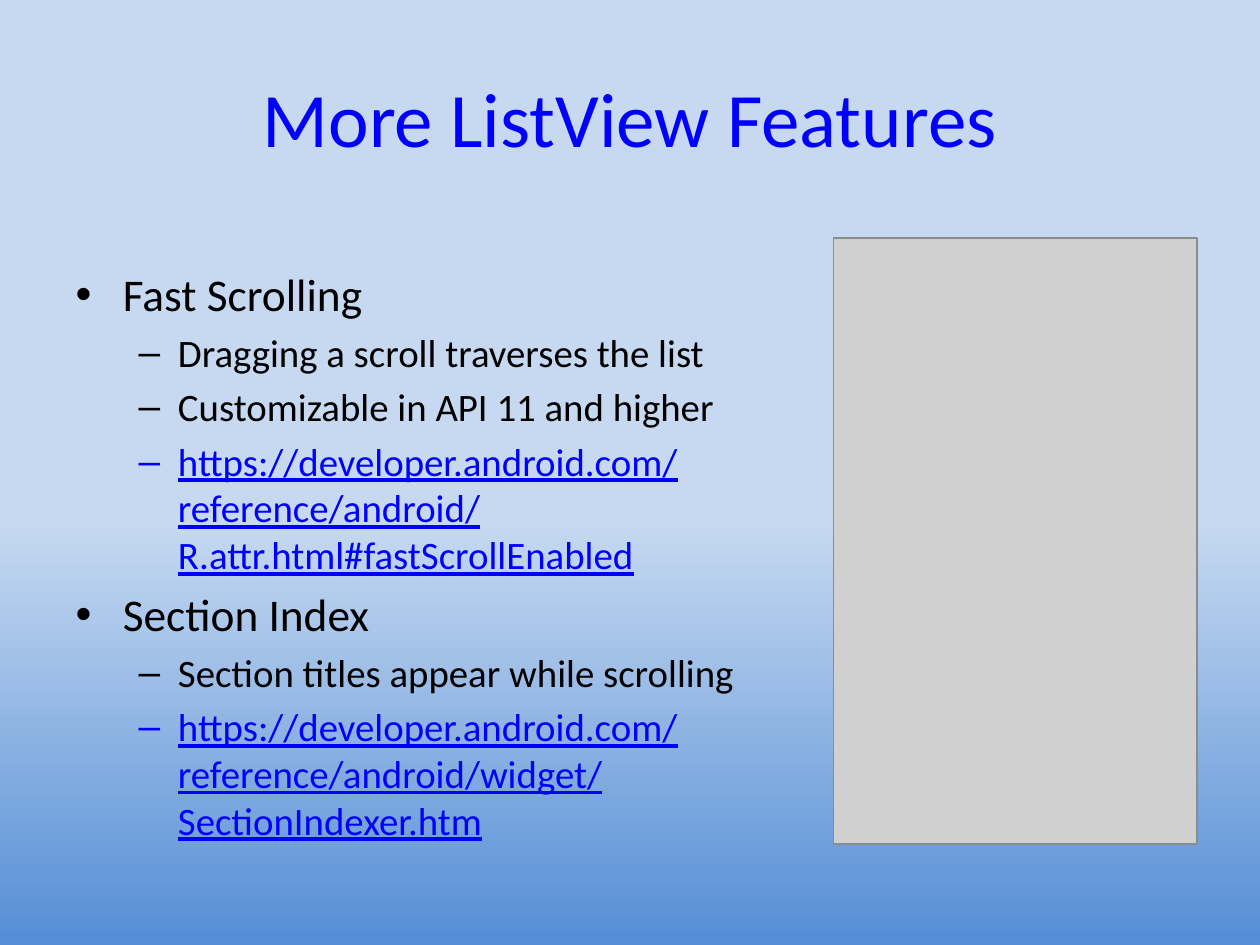
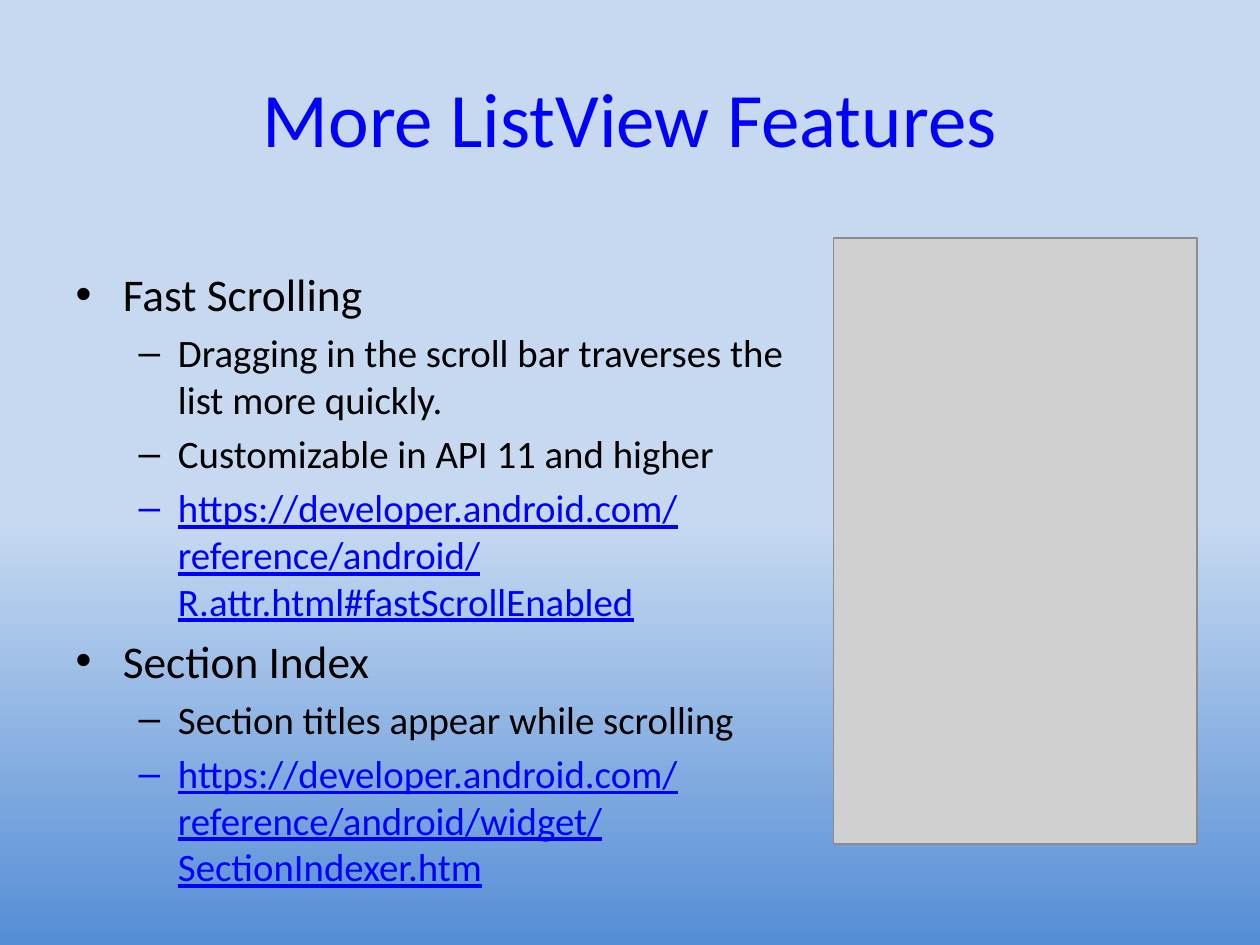
Before and after one commit to ProfBird/AndroidAppDev1-CourseMaterials, a slide deck: slide 10 of docs/Slides/CIS399Wk3Day2-ListViews.pptx. Drawn at 1260x945 pixels with LibreOffice and Linux fonts; fonts in the diff are those of the drawing; grey boxes stand for pictures. Boxes give left, top, right and bottom in pixels: in the first picture for what was removed or moved away, otherwise in the second. Text is boxed around its words. In the diff, an @@ line names an element or a change of style, - is before the commit and + after.

```diff
--- a/docs/Slides/CIS399Wk3Day2-ListViews.pptx
+++ b/docs/Slides/CIS399Wk3Day2-ListViews.pptx
@@ text at [178, 340, 783, 421]: text changed @@
-  – Dragging a scroll traverses the list
+  – Dragging in the scroll bar traverses the list more quickly.
```
Also in this commit, not shown: 2 other slides changed, 3 other files.
